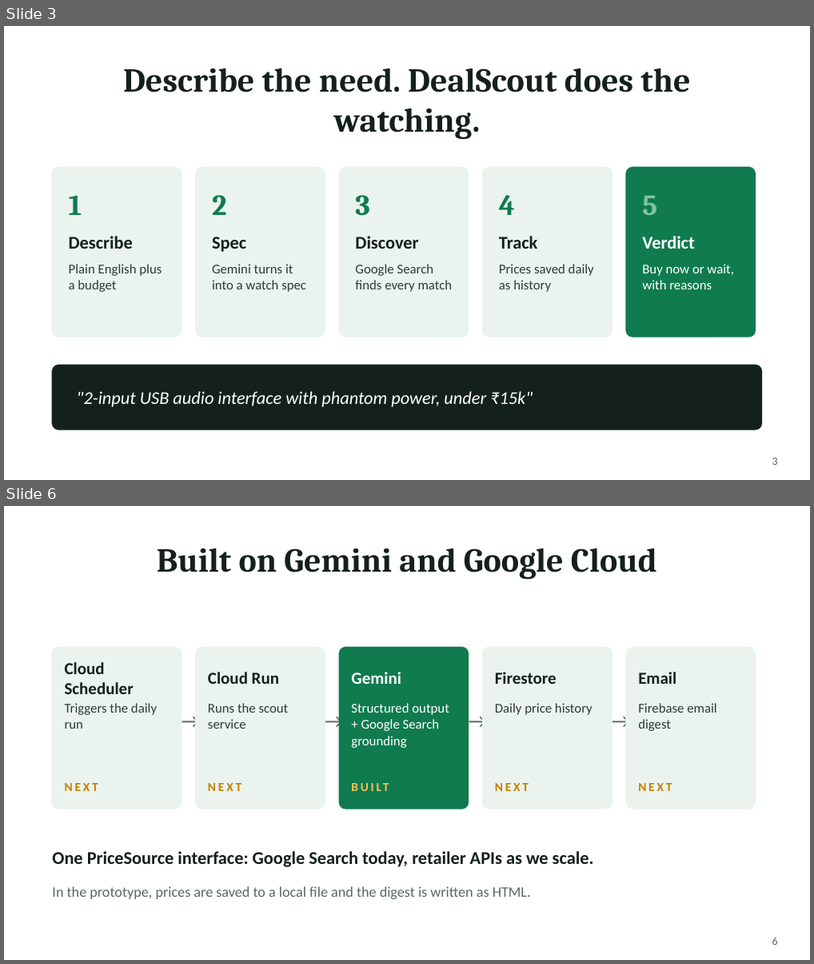
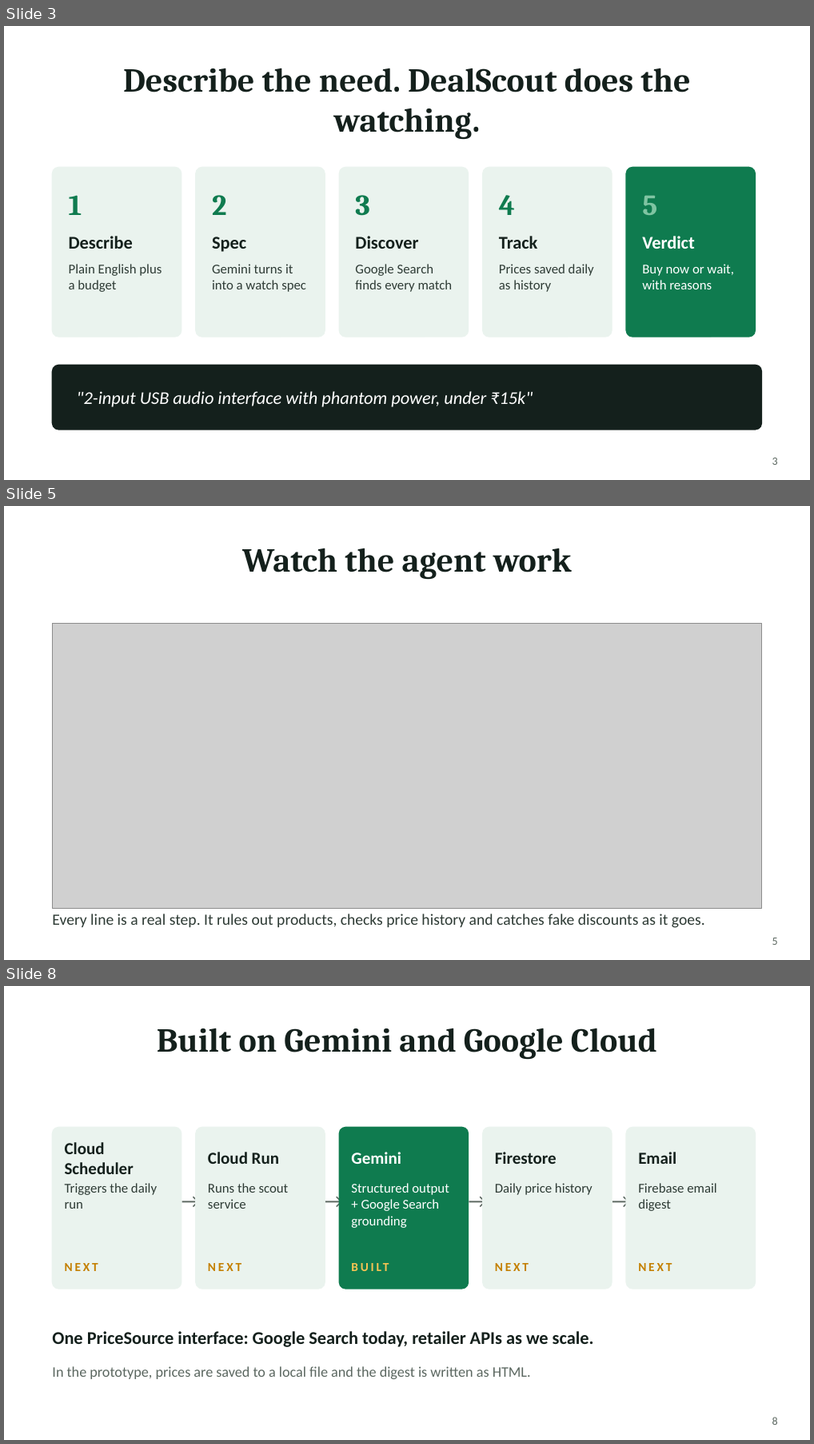
Before and after one commit to guptameenu31/Dealscout, a slide deck: DealScout.pptx. Shown one above the other, each under a label of ours: slides 3 and 6 before the commit, slides 3, 5 and 8 after it; the slides between them are not shown. The pictures are 814x964 and 814x1444 pixels, drawn with LibreOffice and Linux fonts; fonts in the diff are those of the drawing; grey boxes stand for pictures. Boxes give left, top, right and bottom in pixels: in the first picture for what was removed or moved away, otherwise in the second. Text is boxed around its words. In the diff, an @@ line names an element or a change of style, - is before the commit and + after.

```diff
--- a/DealScout.pptx
+++ b/DealScout.pptx
@@ slide 5 added at (4, 506, 810, 960), background #FFFFFF @@
@@ title added at (242, 548, 572, 580), 30 pt, text #14201C, bold @@
+Watch the agent work
@@ picture added at (52, 623, 762, 908) @@
@@ text added at (52, 913, 706, 928), 14 pt, text #2E3B35 @@
+Every line is a real step. It rules out products, checks price history and catches fake discounts as it goes.
@@ page number added at (773, 937, 778, 944), 10 pt, text #5B6760 @@
+5
@@ what was slide 6 is now slide 8 @@
@@ page number at (773, 1416, 778, 1424): text changed @@
-6
+8
```
Also in this commit, not shown: 2 slides changed, 2 other slides added, 1 slide removed.
